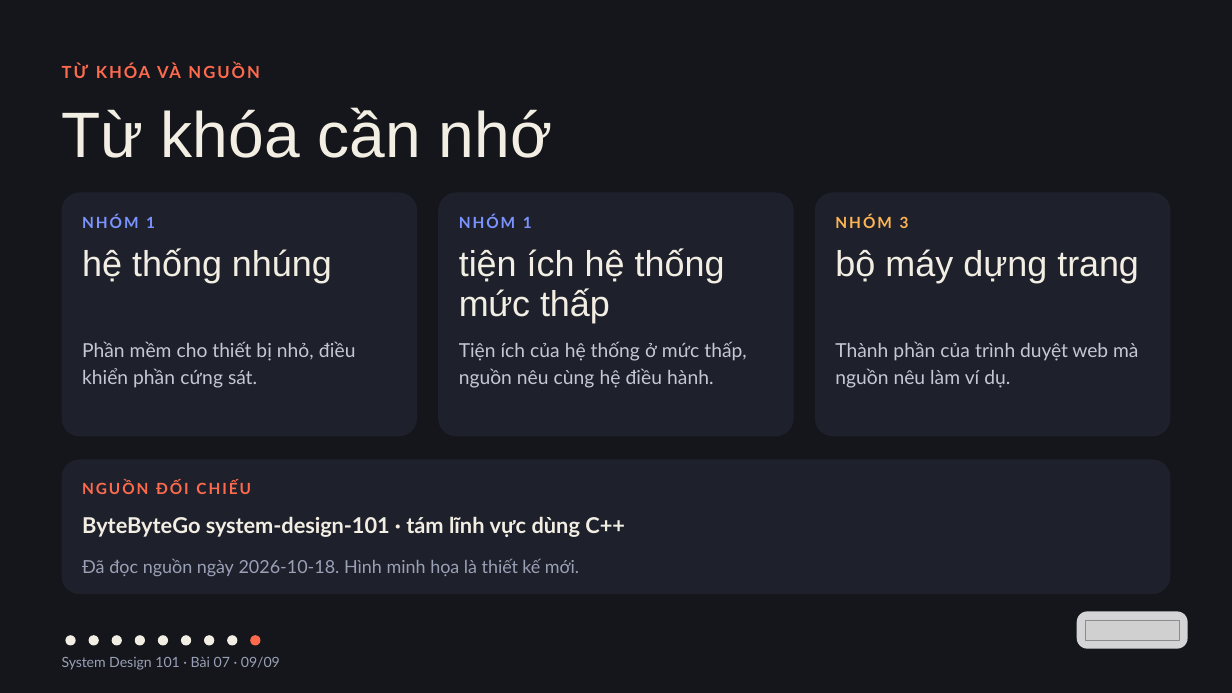
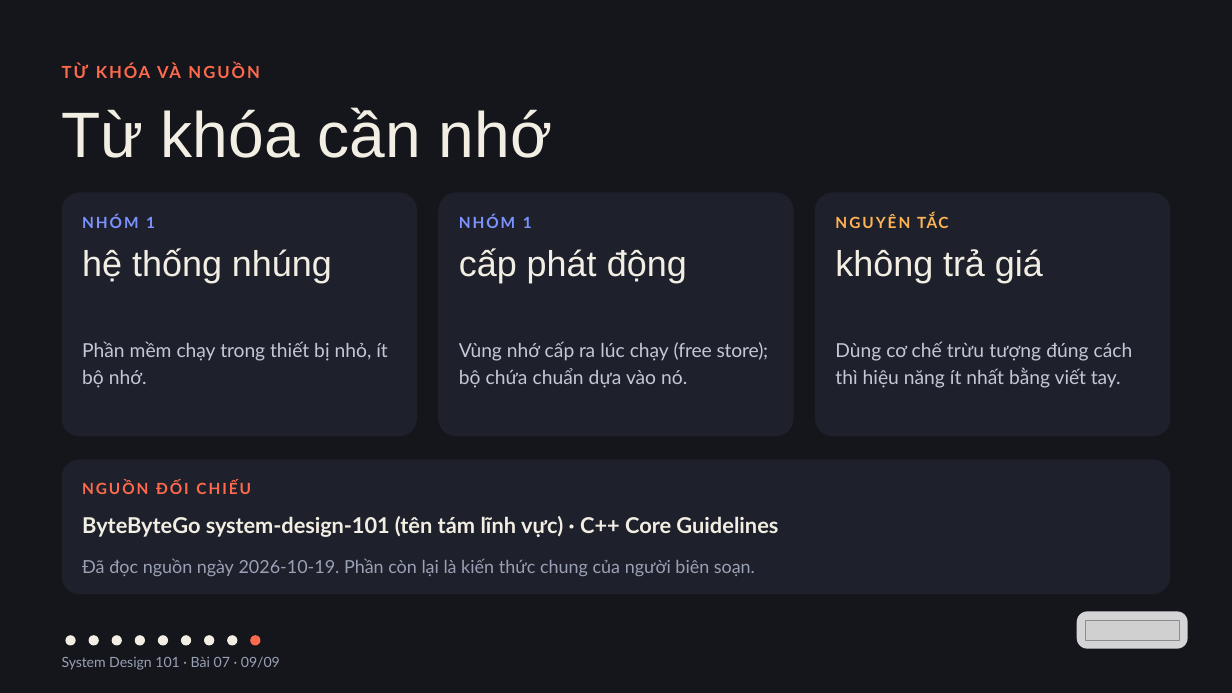
Before and after one commit to vohoailinh90/tool-marketing-studio, a slide deck: slide 9 of system-design-101/vi/lessons/sd-10-007/slides/sd-10-007.pptx. Drawn at 1232x693 pixels with LibreOffice and Linux fonts; fonts in the diff are those of the drawing; grey boxes stand for pictures. Boxes give left, top, right and bottom in pixels: in the first picture for what was removed or moved away, otherwise in the second. Text is boxed around its words. In the diff, an @@ line names an element or a change of style, - is before the commit and + after.

```diff
--- a/system-design-101/vi/lessons/sd-10-007/slides/sd-10-007.pptx
+++ b/system-design-101/vi/lessons/sd-10-007/slides/sd-10-007.pptx
@@ text at (x1=917, y1=214, x2=948, y2=228): text changed @@
-NHÓM 3
+NGUYÊN TẮC
@@ text at (x1=459, y1=248, x2=687, y2=283): text changed @@
-tiện ích hệ thống mức thấp
+cấp phát động
@@ text at (x1=835, y1=249, x2=1043, y2=283): text changed @@
-bộ máy dựng trang
+không trả giá
@@ text at (x1=82, y1=341, x2=388, y2=388): text changed @@
-Phần mềm cho thiết bị nhỏ, điều khiển phần cứng sát.
+Phần mềm chạy trong thiết bị nhỏ, ít bộ nhớ.
@@ text at (x1=459, y1=341, x2=769, y2=388): text changed @@
-Tiện ích của hệ thống ở mức thấp, nguồn nêu cùng hệ điều hành.
+Vùng nhớ cấp ra lúc chạy (free store); bộ chứa chuẩn dựa vào nó.
@@ text at (x1=835, y1=341, x2=1133, y2=388): text changed @@
-Thành phần của trình duyệt web mà nguồn nêu làm ví dụ.
+Dùng cơ chế trừu tượng đúng cách thì hiệu năng ít nhất bằng viết tay.
@@ text at (x1=82, y1=516, x2=778, y2=537): text changed @@
-ByteByteGo system-design-101 · tám lĩnh vực dùng C++
+ByteByteGo system-design-101 (tên tám lĩnh vực) · C++ Core Guidelines
@@ text at (x1=82, y1=558, x2=755, y2=576): text changed @@
-Đã đọc nguồn ngày 2026-10-18. Hình minh họa là thiết kế mới.
+Đã đọc nguồn ngày 2026-10-19. Phần còn lại là kiến thức chung của người biên soạn.
```
Also in this commit, not shown: 8 other slides changed, 4 other files.
